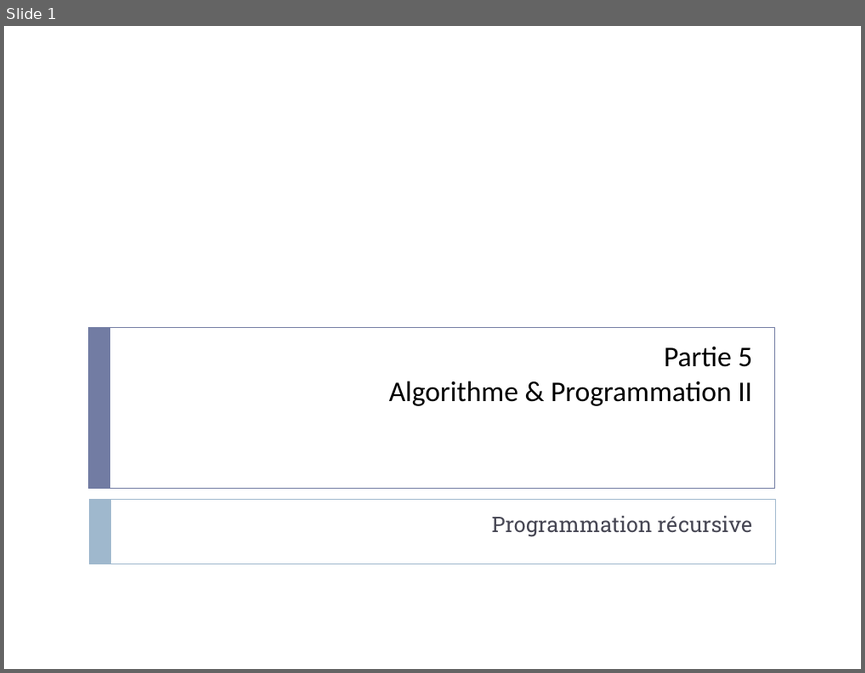
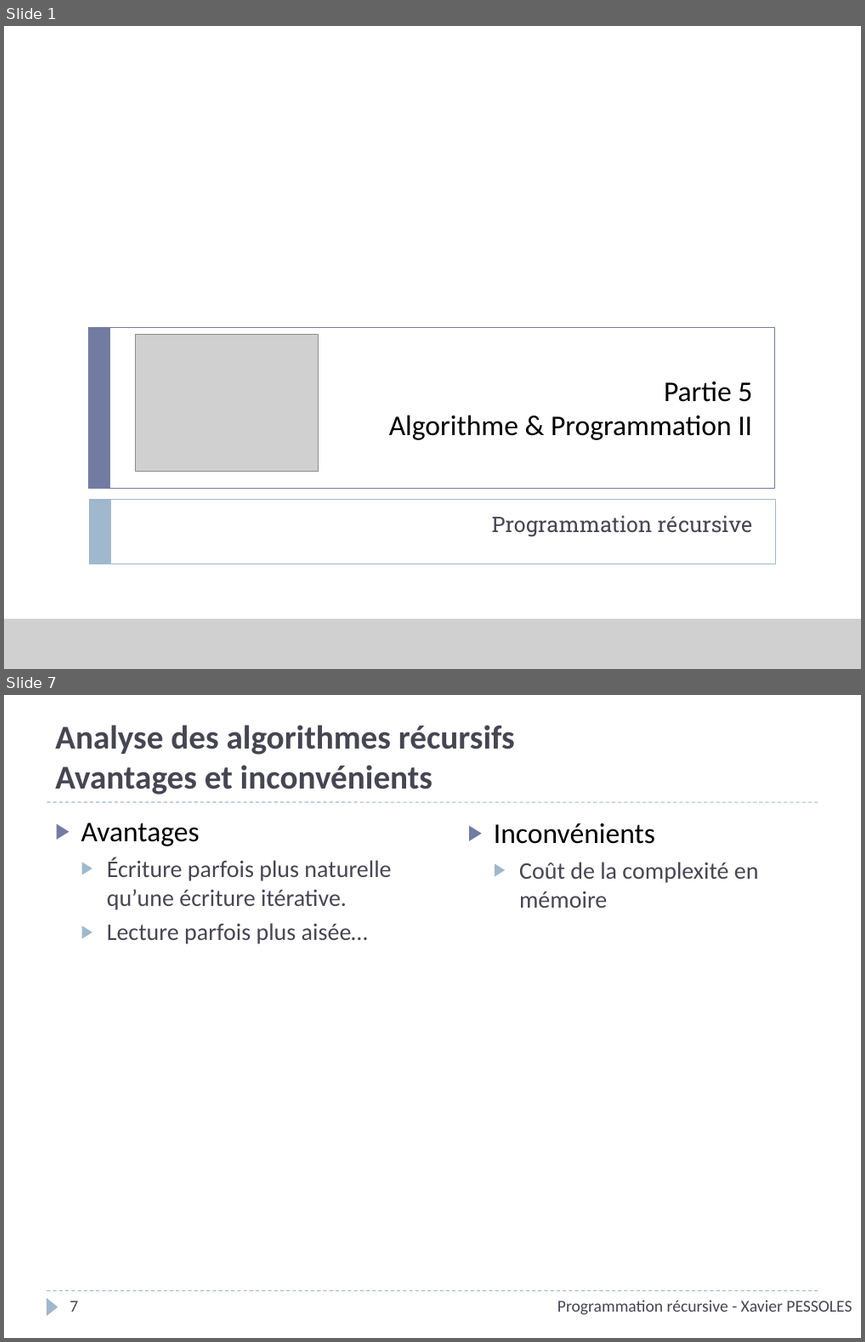
Before and after one commit to xpessoles/Informatique, a slide deck: P_05_AlgorithmiqueProgrammation/01_Recursivite/Presentation/P_05_01_Recursivite_Cours_PPT.pptx. Shown one above the other, each under a label of ours: slide 1 before the commit, slides 1 and 7 after it; the slides between them are not shown. The pictures are 865x673 and 865x1342 pixels, drawn with LibreOffice and Linux fonts; fonts in the diff are those of the drawing; grey boxes stand for pictures; background and template pictures are left out. Boxes give left, top, right and bottom in pixels: in the first picture for what was removed or moved away, otherwise in the second. Text is boxed around its words. In the diff, an @@ line names an element or a change of style, - is before the commit and + after.

```diff
--- a/P_05_AlgorithmiqueProgrammation/01_Recursivite/Presentation/P_05_01_Recursivite_Cours_PPT.pptx
+++ b/P_05_AlgorithmiqueProgrammation/01_Recursivite/Presentation/P_05_01_Recursivite_Cours_PPT.pptx
@@ slide 7 added at [4, 695, 861, 1338], background #FFFFFF @@
@@ title added at [55, 725, 515, 794], 28 pt, text #464653, bold @@
+Analyse des algorithmes récursifs
+Avantages et inconvénients
@@ line added from (46, 802) to (818, 802), #9FB8CD 0.75 pt dashed @@
@@ text added at [81, 823, 391, 944], 20 pt, text #464653 @@
+▶ Avantages
+  ▶ Écriture parfois plus naturelle qu’une écriture itérative.
+  ▶ Lecture parfois plus aisée…
@@ text added at [494, 823, 759, 907], 20 pt, text #464653 @@
+▶ Inconvénients
+  ▶ Coût de la complexité en mémoire
@@ line added from (46, 1291) to (818, 1291), #9FB8CD 0.75 pt dashed @@
@@ triangle added at [46, 1298, 58, 1315], fill #9FB8CD @@
@@ page number added at [69, 1300, 78, 1311], 14 pt, text #464653 @@
+7
@@ text added at [557, 1299, 851, 1315], 14 pt, text #464653 @@
+Programmation récursive - Xavier PESSOLES
@@ slide 1 changed as well @@
@@ rectangle added at [4, 26, 861, 669], fill #FFFFFF at 75% opacity @@
@@ title "Partie 5 Algorithme & Programmation ...": place and size @@
-title "Partie 5 Algorithme & Programmation ..." at [389, 346, 752, 406]
+title "Partie 5 Algorithme & Programmation ..." at [389, 380, 752, 440]
@@ picture added at [136, 334, 318, 471] @@
@@ picture added at [4, 619, 861, 669] @@
```
Also in this commit, not shown: 13 other slides added, 2 slides removed, 4 other files.
